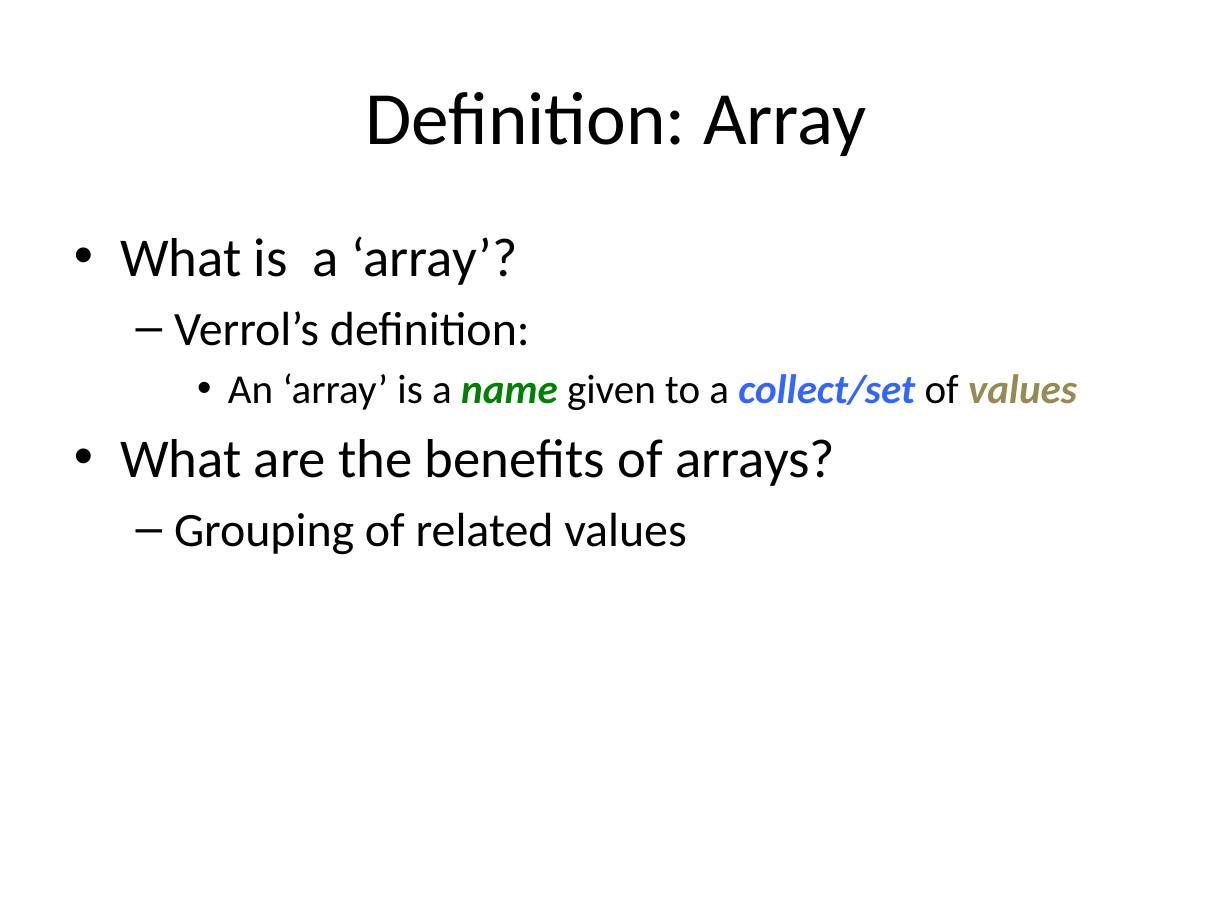
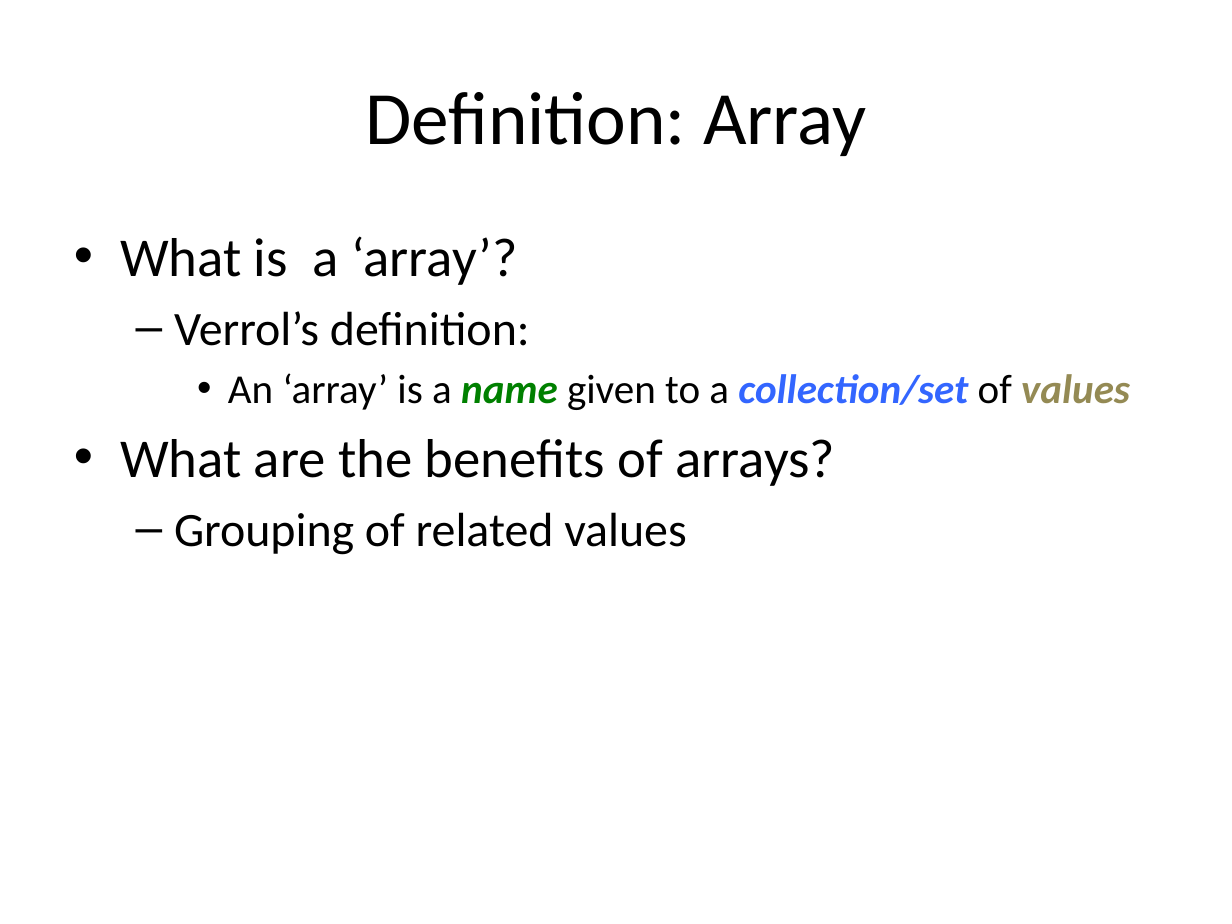
Before and after one commit to xiliax/web-programming-fundamentals, a slide deck: slide 54 of docs/learn-computer-programming.pptx. Drawn at 1232x924 pixels with LibreOffice and Linux fonts; fonts in the diff are those of the drawing. Boxes give left, top, right and bottom in pixels: in the first picture for what was removed or moved away, otherwise in the second. Text is boxed around its words. In the diff, an @@ line names an element or a change of style, - is before the commit and + after.

```diff
--- a/docs/learn-computer-programming.pptx
+++ b/docs/learn-computer-programming.pptx
@@ text at box(228, 373, 1130, 410): text changed; bold on; italic on @@
-    • An ‘array’ is a name given to a collect/set of values
+    • An ‘array’ is a name given to a collection/set of values
```
Also in this commit, not shown: 3 other slides changed, 13 slides added, 18 other files.
